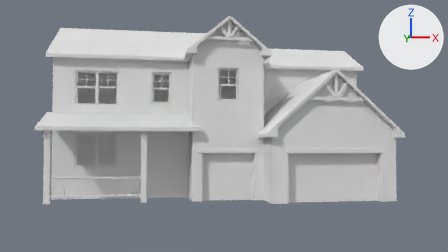
An edit to the Blender file houses/house.blend, drawn before and after from the same camera.
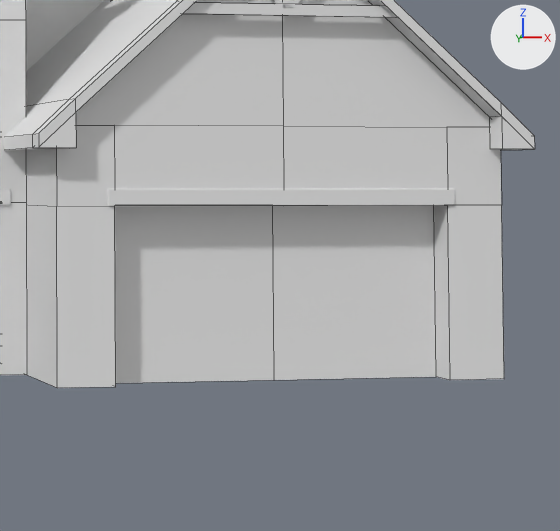
The first picture shows the older version from the file's camera 'Camera'. The close-ups show both versions on the part from 57% to 92% of the width and 38% to 97% of the height of that picture; other places that the commit changed are outside them. Every picture has the same lights, and +X, +Y and +Z are marked at upper right. The close-ups show mesh edges as thin lines.

Script lines for the objects in view, before the commit:
```python
me_cube_001 = bpy.data.meshes.new('Cube.001')
me_cube_001.from_pydata(...)  # 41 vertices, 30 faces; spans x 0.79..3.69, y -1.74..1.0, z -1.88..0.85
me_cube_001.materials.append(mat_material)  # white #e7e7e7
# before: 18 (1.14, -1.6, -1.88) at pixel (115, 386), 21 (3.2, -1.6, -1.88) at pixel (450, 380), 30 (2.17, -1.6, -0.85) at pixel (283, 205), 32 (1.14, -1.6, -0.85) at pixel (114, 205), 34 (3.2, -1.6, -0.85) at pixel (447, 205)
# before: 35 (1.14, -1.42, -1.88), 36 (2.17, -1.42, -1.88) at pixel (274, 380), 37 (3.2, -1.42, -1.88) at pixel (436, 376), 38 (2.17, -1.42, -0.85) at pixel (272, 205), 39 (1.14, -1.42, -0.85)
# before: 40 (3.2, -1.42, -0.85)
me_plane = bpy.data.meshes.new('Plane')
me_plane.from_pydata(...)  # 20 vertices, 17 faces; spans x -1.07..1.07, y -0.03..0.04, z -0.05..0.05
me_plane_007 = bpy.data.meshes.new('Plane.007')
me_plane_007.from_pydata(...)  # 96 vertices, 104 faces; spans x -0.478..0.431, y -0.569..0.605, z -0.011..0.011
ob_cube_001 = bpy.data.objects.new('Cube.001', me_cube_001)
ob_cube_001.location = (0.0, 0.0, 0.0)
ob_plane = bpy.data.objects.new('Plane', me_plane)
ob_plane.location = (2.169, -1.584, -0.797)
ob_plane_007 = bpy.data.objects.new('Plane.007', me_plane_007)
ob_plane_007.location = (2.169, -1.678, 0.302)
ob_plane_007.rotation_euler = (1.571, 2.173, 0.0)  # degrees (90, 125, 0)
# also in view: 'Cube.005' at (2.17, -0.37, 0.21); 'Cube' at (0.0, 0.31, 0.09); 'Plane.004' at (2.17, -1.68, 0.3); 'Cube.003' at (2.4, 1.8, 0.09)
```
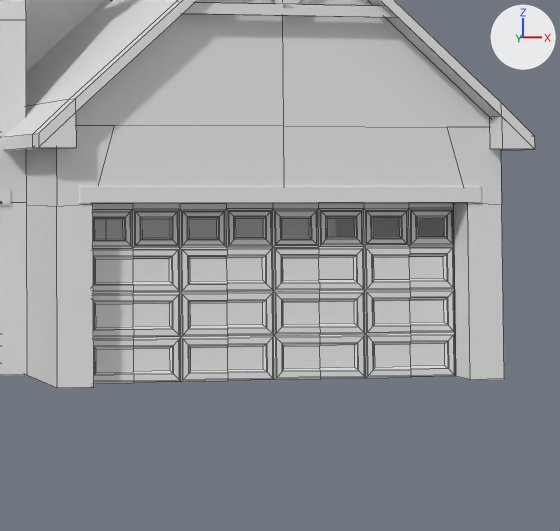
Edits to the bpy script that builds the scene:
```text
Change me_cube_001:
    where me_cube_001.from_pydata(...)  # 41 vertices, 30 faces; spans x 0.79..3.69, y -1.74..1.0, z -1.88..0.85
    used by ob_cube_001; location = (0.0, 0.0, 0.0)
    verts and faces of me_cube_001; kept vertices keep their numbers, new ones are numbered from 41
    me_cube_001 part 1
    add delete_vertices([*range(35, 39)])  # with the faces that use them
    add verts[18] = (1.01, -1.6, -1.88)  # moved, pixel (93, 387)
    add verts[21] = (3.33, -1.6, -1.88)  # moved, pixel (470, 379)
    add verts[30] = (2.17, -1.6, -0.83)  # moved, pixel (283, 203)
    add verts[32] = (1.01, -1.6, -0.83)  # moved, pixel (92, 203)
    add verts[39] = (1.01, -1.42, -0.83)  # moved
    add verts[34] = (3.33, -1.6, -0.83)  # moved, pixel (467, 202)
    add verts[40] = (3.33, -1.42, -0.83)  # moved, pixel (453, 202)
    add for new, old in zip([41, 42, 43], [18, 21, 30]): verts[new] = verts[old] + (0.0, 0.18, 0.0)
    add faces += [(30, 32, 39, 43), (21, 34, 40, 42), (18, 41, 39, 32), (30, 43, 40, 34)]
Add me_cube_011:
    me_cube_011.from_pydata(...)  # 574 vertices, 552 faces; spans x -1.74..0.58, y -1.44..-1.43, z -1.88..-0.83
    me_cube_011.materials.append(mat_material)  # white #e7e7e7
Add ob_cube_013:
    ob_cube_013 = bpy.data.objects.new('Cube.013', me_cube_011)
    ob_cube_013.location = (2.751, 0.018, 0.0)
```

Location of each change, (x1, y1, x2, y2) in pixels of the close-ups (560 x 531 px; the box of a moved part takes in the faces that stretch with it):
'Cube.013', added
    after: (93, 203, 455, 383)
part 1 of me_cube_001, moved or reshaped
    both: (62, 125, 502, 387)
